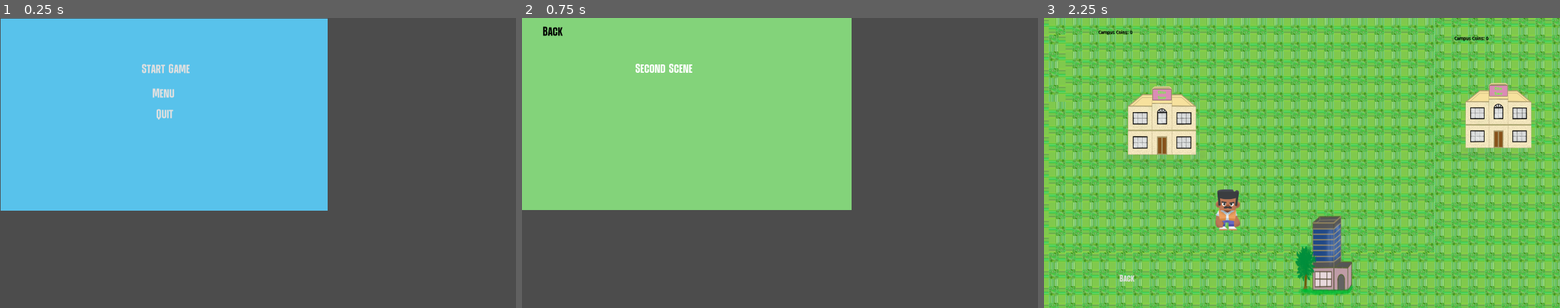
Above: before the commit, frames 1-3 (left to right).
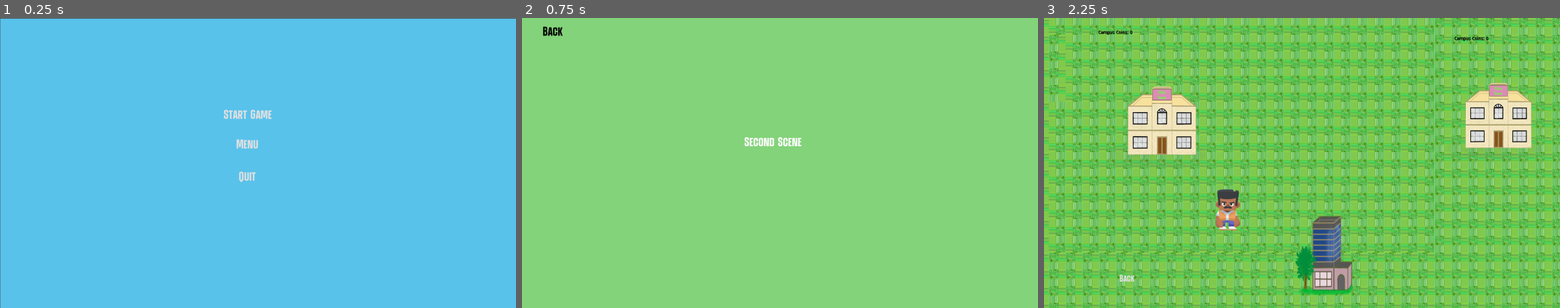
Above: after the commit, the same moments.

Repository: xLegoshiWolfx/Campus_Clash_Protoytpe
Game: Godot game, scene res://Scene/Main_Menu.tscn
Same seed, same stepped clock (60 frames per second), same inputs: the game is played once before the commit and once after it.
Inputs:
- Up to frame 1 (0.25 s): no input
- Up to frame 2 (0.75 s): click "Menu" at 0.5 s
- Up to frame 3 (2.25 s): click "Back" at 1.25 s; click "Start Game" at 2 s

The runs differ from the first frame. In frame 1, 59% of the frame differs, in the area x 0-100%, y 0-100%; in frame 2, 58%; in frame 3, nothing differs.

Commit message:
Updated Scene Sizes

Diff:
--- a/Scene/Main_Menu.tscn
+++ b/Scene/Main_Menu.tscn
@@ -19,20 +19,20 @@
 script = ExtResource( 1 )
 
 [node name="ColorRect" type="ColorRect" parent="."]
-margin_left = 1.51825
-margin_top = 2.48175
-margin_right = 1015.52
-margin_bottom = 598.482
+margin_left = 1.0
+margin_top = 2.0
+margin_right = 1601.0
+margin_bottom = 904.0
 color = Color( 0.34902, 0.764706, 0.92549, 1 )
 __meta__ = {
 "_edit_use_anchors_": false
 }
 
 [node name="Start_game_button" type="Button" parent="."]
-margin_left = 432.752
-margin_top = 137.712
-margin_right = 594.752
-margin_bottom = 183.712
+margin_left = 686.752
+margin_top = 279.712
+margin_right = 848.752
+margin_bottom = 325.712
 custom_fonts/font = SubResource( 1 )
 text = "Start Game"
 flat = true
@@ -41,10 +41,10 @@
 }
 
 [node name="Menu_button" type="Button" parent="."]
-margin_left = 446.747
-margin_top = 214.18
-margin_right = 566.747
-margin_bottom = 260.18
+margin_left = 706.747
+margin_top = 372.18
+margin_right = 826.747
+margin_bottom = 418.18
 custom_fonts/font = SubResource( 2 )
 text = "Menu"
 flat = true
@@ -53,10 +53,10 @@
 }
 
 [node name="Quit_button" type="Button" parent="."]
-margin_left = 436.34
-margin_top = 274.53
-margin_right = 585.34
-margin_bottom = 327.53
+margin_left = 692.34
+margin_top = 468.53
+margin_right = 841.34
+margin_bottom = 521.53
 custom_fonts/font = SubResource( 3 )
 text = "Quit"
 flat = true
--- a/Scene/Second_Scene.tscn
+++ b/Scene/Second_Scene.tscn
@@ -15,18 +15,18 @@
 script = ExtResource( 1 )
 
 [node name="ColorRect" type="ColorRect" parent="."]
-margin_right = 1022.0
-margin_bottom = 596.0
+margin_right = 1604.0
+margin_bottom = 900.0
 color = Color( 0.517647, 0.831373, 0.482353, 1 )
 __meta__ = {
 "_edit_use_anchors_": false
 }
 
 [node name="Label" type="Label" parent="."]
-margin_left = 351.0
-margin_top = 140.0
-margin_right = 544.0
-margin_bottom = 185.0
+margin_left = 689.0
+margin_top = 368.0
+margin_right = 882.0
+margin_bottom = 413.0
 custom_fonts/font = SubResource( 1 )
 text = "Second Scene"
 __meta__ = {
